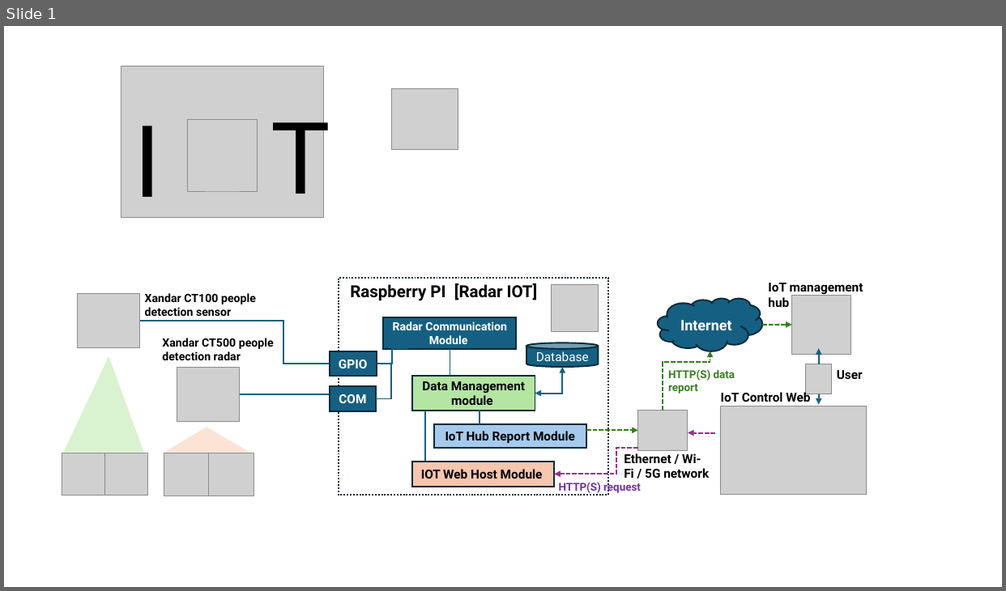
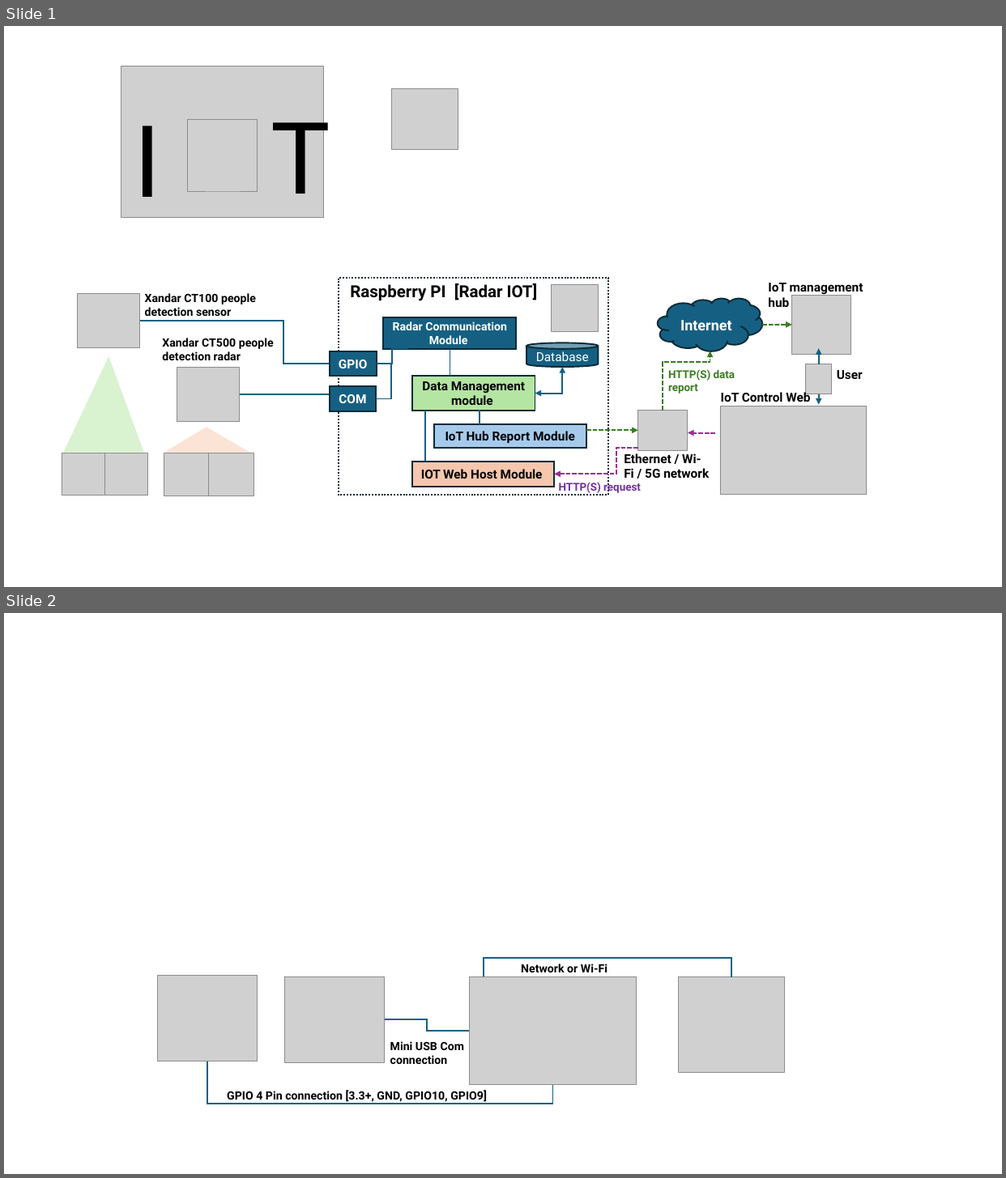
Before and after one commit to LiuYuancheng/Xandar_PPL_Sensor_IOT_Web, a slide deck: doc/designDoc.pptx. Shown one above the other, each under a label of ours: slide 1 before the commit, slides 1 and 2 after it. The pictures are 1006x591 and 1006x1178 pixels, drawn with LibreOffice and Linux fonts; fonts in the diff are those of the drawing; grey boxes stand for pictures. Boxes give left, top, right and bottom in pixels: in the first picture for what was removed or moved away, otherwise in the second. Text is boxed around its words. In the diff, an @@ line names an element or a change of style, - is before the commit and + after.

```diff
--- a/doc/designDoc.pptx
+++ b/doc/designDoc.pptx
@@ slide 2 added at [4,613,1002,1174], background #FFFFFF @@
@@ picture added at [157,975,257,1062] @@
@@ elbow line added from (484, 992) to (731, 977), #156082 1.5 pt @@
@@ text added at [521,964,607,973], 11 pt, text #000000, bold @@
+Network or Wi-Fi
@@ picture added at [285,977,385,1063] @@
@@ picture added at [470,977,637,1085] @@
@@ picture added at [679,977,785,1073] @@
@@ elbow line added from (385, 1020) to (470, 1032), #156082 1.5 pt @@
@@ text added at [390,1041,464,1064], 11 pt, text #000000, bold @@
+Mini USB Com connection
@@ elbow line added from (206, 1062) to (552, 1085), #156082 1.5 pt @@
@@ text added at [227,1090,487,1104], 11 pt, text #000000, bold @@
+GPIO 4 Pin connection [3.3+, GND, GPIO10, GPIO9]
```
Also in this commit, not shown: 1 other file.
